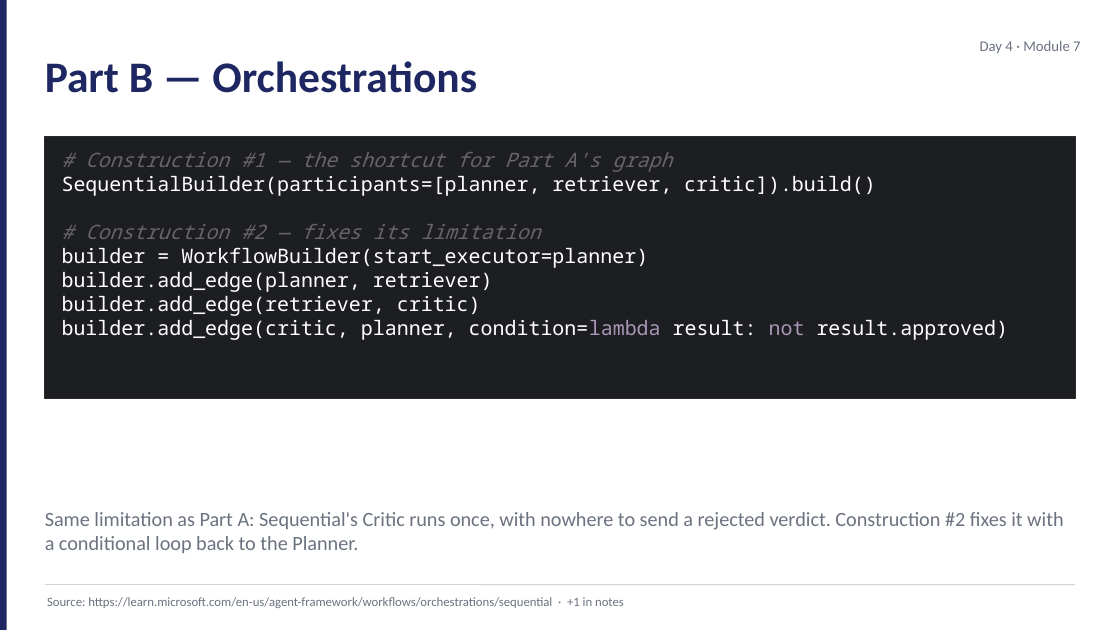
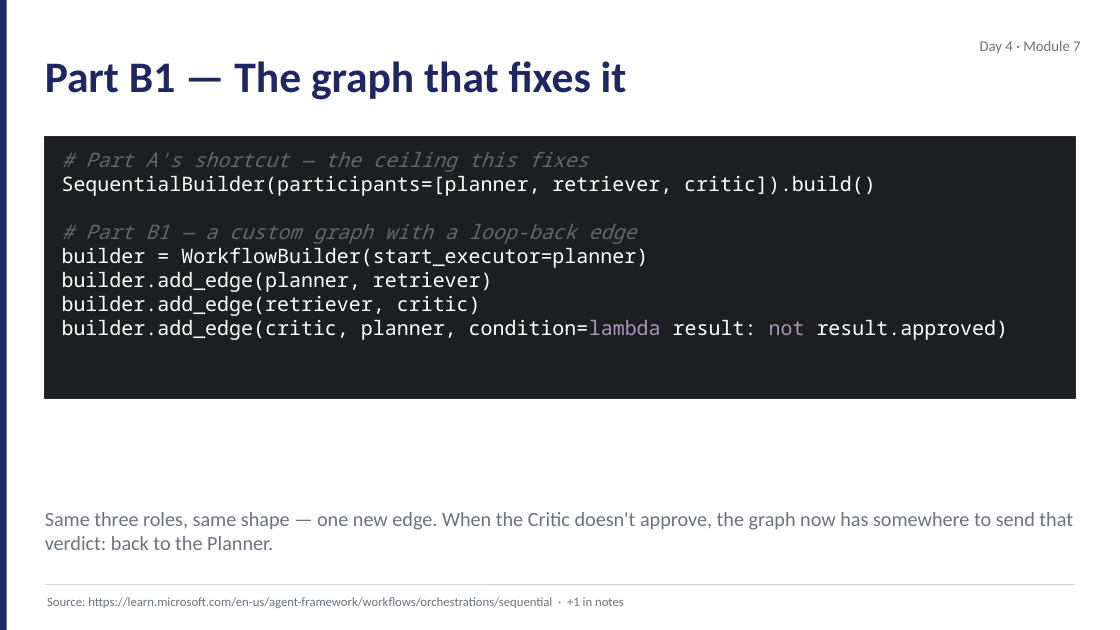
Before and after one commit to JimPiquant/Building-AI-Apps-and-Agents, a slide deck: slide 4 of decks/day4/module-7-lab-kickoff.pptx. Drawn at 1120x630 pixels with LibreOffice and Linux fonts; fonts in the diff are those of the drawing. Boxes give left, top, right and bottom in pixels: in the first picture for what was removed or moved away, otherwise in the second. Text is boxed around its words. In the diff, an @@ line names an element or a change of style, - is before the commit and + after.

```diff
--- a/decks/day4/module-7-lab-kickoff.pptx
+++ b/decks/day4/module-7-lab-kickoff.pptx
@@ text at (45, 61, 627, 100): text changed @@
-Part B — Orchestrations
+Part B1 — The graph that fixes it
@@ text at (85, 152, 589, 172): text changed @@
-# Construction #1 — the shortcut for Part A's graph
+# Part A's shortcut — the ceiling this fixes
@@ text at (85, 224, 636, 244): text changed @@
-# Construction #2 — fixes its limitation
+# Part B1 — a custom graph with a loop-back edge
@@ text at (45, 512, 1073, 550): text changed @@
-Same limitation as Part A: Sequential's Critic runs once, with nowhere to send a rejected verdict. Construction #2 fixes it with a conditional loop back to the Planner.
+Same three roles, same shape — one new edge. When the Critic doesn't approve, the graph now has somewhere to send that verdict: back to the Planner.
```
Also in this commit, not shown: 11 other slides changed, 18 other files.
